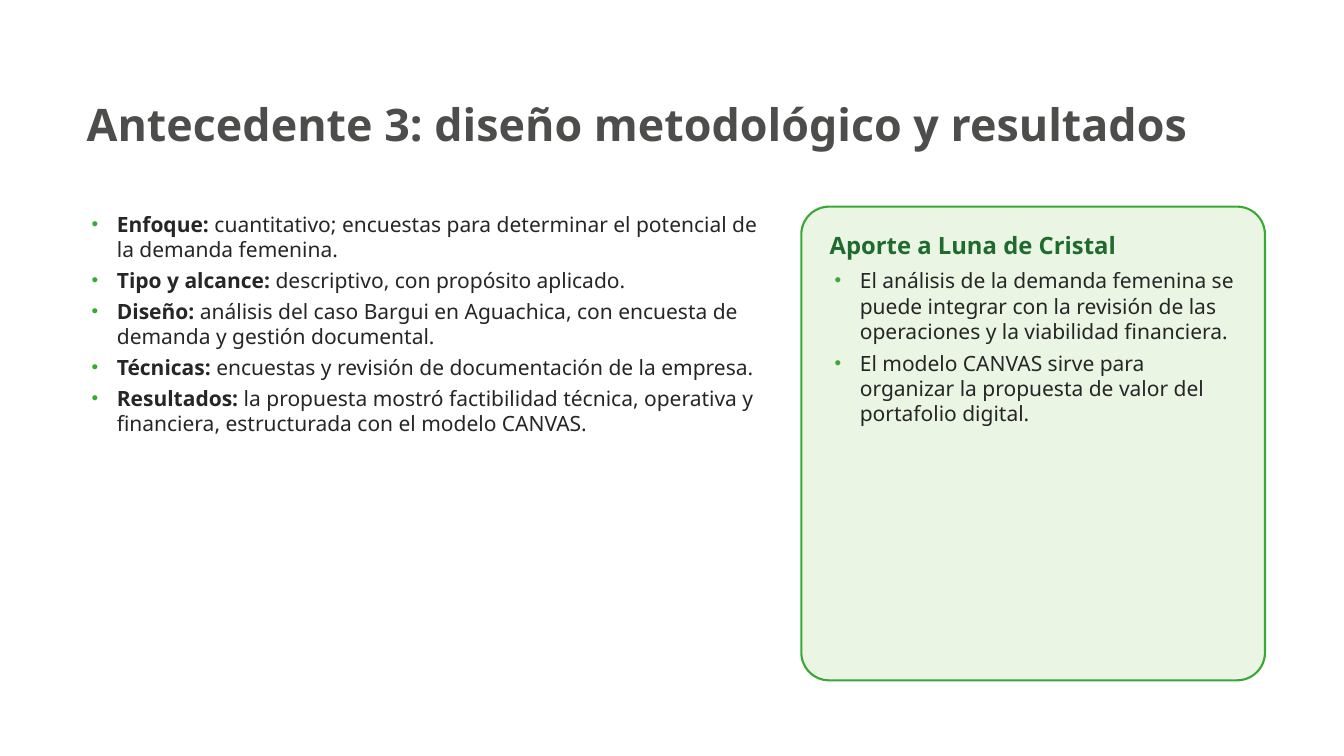
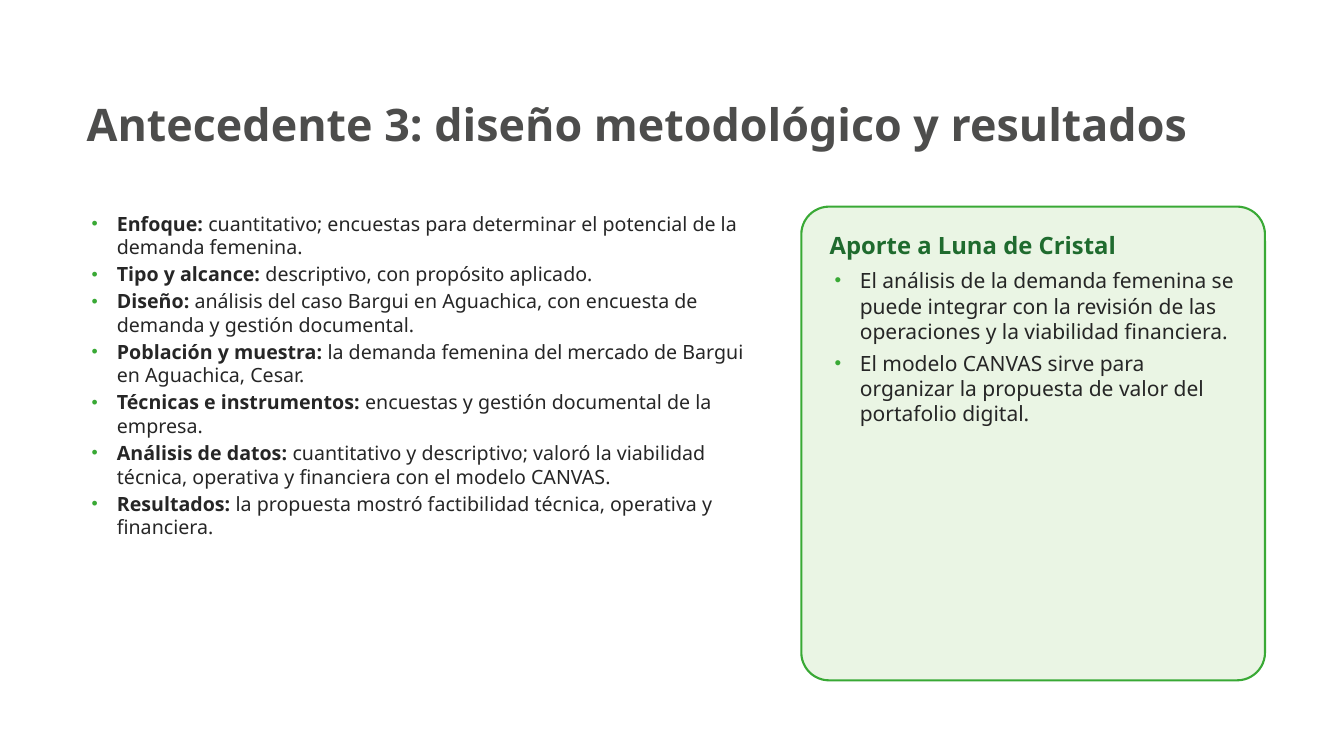
Before and after one commit to nayraclaud-glitch/Trabjo-De-eEstudio, a slide deck: slide 9 of Luna_de_Cristal_Presentacion_SENA.pptx. Drawn at 1344x756 pixels with LibreOffice and Linux fonts; fonts in the diff are those of the drawing; background and template pictures are left out. Boxes give left, top, right and bottom in pixels: in the first picture for what was removed or moved away, otherwise in the second. Text is boxed around its words. In the diff, an @@ line names an element or a change of style, - is before the commit and + after.

```diff
--- a/Luna_de_Cristal_Presentacion_SENA.pptx
+++ b/Luna_de_Cristal_Presentacion_SENA.pptx
@@ text at [117,216,737,337]: size 15 to 14 pt in "Enfoque: cuantitativo; encuestas para determinar el potencia ...", "Tipo y alcance: descriptivo, con propósito aplicado.", "Diseño: análisis del caso Bargui en Aguachica, ..."; less space between paragraphs @@
@@ text at [117,344,743,535]: text changed; size 15 to 14 pt @@
-• Técnicas: encuestas y revisión de documentación de la empresa.
-• Resultados: la propuesta mostró factibilidad técnica, operativa y financiera, estructurada con el modelo CANVAS.
+• Población y muestra: la demanda femenina del mercado de Bargui en Aguachica, Cesar.
+• Técnicas e instrumentos: encuestas y gestión documental de la empresa.
+• Análisis de datos: cuantitativo y descriptivo; valoró la viabilidad técnica, operativa y financiera con el modelo CANVAS.
+• Resultados: la propuesta mostró factibilidad técnica, operativa y financiera.
```
Also in this commit, not shown: 1 other file.
